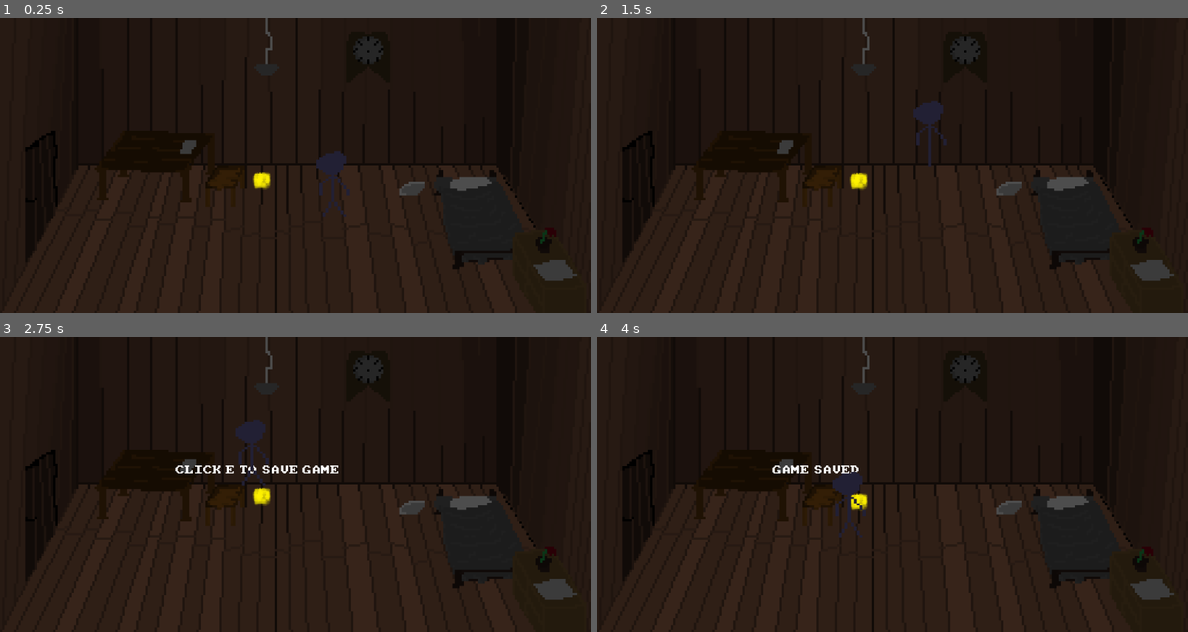
Above: before the commit, frames 1-4 (two rows, left to right).
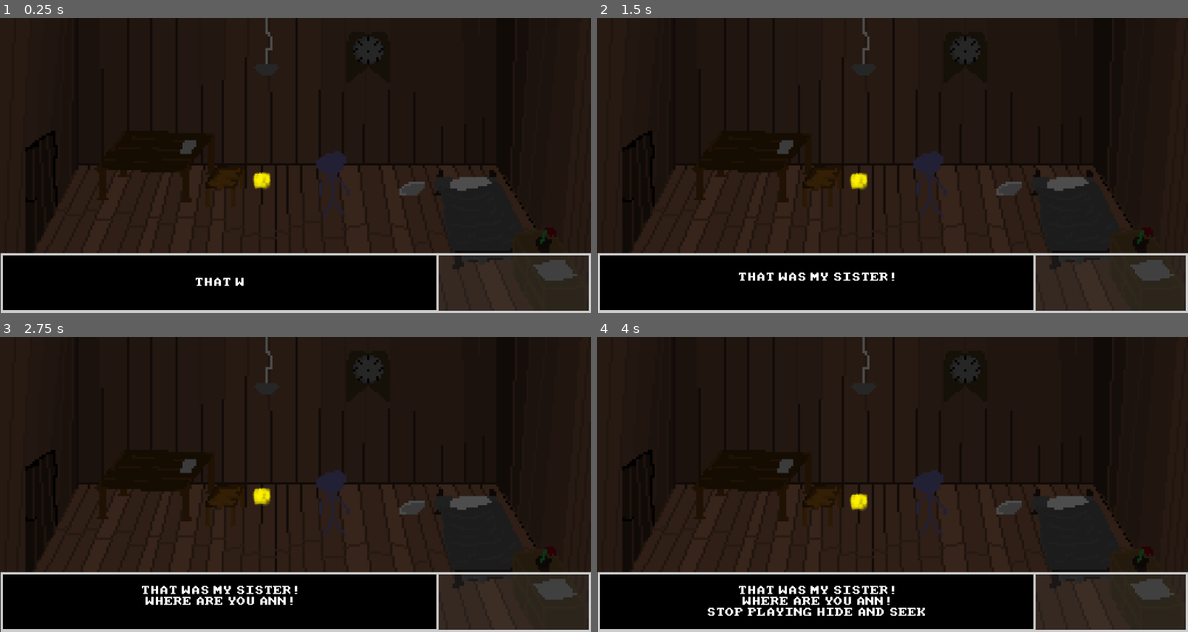
Above: after the commit, the same moments.

Repository: lukamaisuradze6-ui/new-game-project
Game: Godot game, scene res://scenes/INGAME_PAGE_1.tscn
Same seed, same stepped clock (60 frames per second), same inputs: the game is played once before the commit and once after it. This scene is started directly instead of the project's main scene.
Inputs (mouse positions are in pixels of both pictures, inside the frame that each line leads up to):
- Up to frame 1 (0.25 s): no input
- Up to frame 2 (1.5 s): tap Enter (ui_accept) at 0.5, 1.35 s; move the mouse to (862, 224) at 0.52 s; hold Enter (ui_accept) 0.53-1.28 s; hold W from 0.53 s (still down); tap E (interact) at 0.6 s; move the mouse to (1069, 209) at 1.27 s
- Up to frame 3 (2.75 s): tap Enter (ui_accept) at 1.52, 1.82 s; tap E (interact) at 1.55, 2.1 s; move the mouse to (118, 440) at 2.02 s; release W at 2.03 s; hold A from 2.03 s (still down); hold Enter (ui_accept) from 2.03 s (still down)
- Up to frame 4 (4 s): tap E (interact) at 2.75, 2.85 s; move the mouse to (922, 484) at 2.77 s; release Enter (ui_accept) at 2.78 s; tap Enter (ui_accept) at 3.02, 3.32 s; move the mouse to (803, 410) at 3.52 s; release A at 3.53 s; hold S from 3.53 s (still down); hold Enter (ui_accept) from 3.53 s (still down)

The runs differ from the first frame. In frame 1, 16% of the frame differs, in the area x 0-100%, y 79-100%; in frame 2, 16%; in frame 3, 17%, in the area x 0-100%, y 28-100%; in frame 4, 17%.

Commit message:
DIALOGUE TEXT UPDATE 0.41
added dialogue to player when game starts, modified player movement during dialogue and fixed bug of dialogue savestate

Diff:
--- a/project.godot
+++ b/project.godot
@@ -31,6 +31,10 @@
 window/size/window_height_override=512
 window/stretch/mode="viewport"
 
+[global_group]
+
+player=""
+
 [input]
 
 interact={
--- a/scenes/INGAME_PAGE_1.tscn
+++ b/scenes/INGAME_PAGE_1.tscn
@@ -7,6 +7,7 @@
 [ext_resource type="Shader" uid="uid://cm0hydiosaqj3" path="res://scripts/lightsoffon.gdshader" id="3_whuk8"]
 [ext_resource type="PackedScene" uid="uid://qsik1ktr72ql" path="res://scenes/player/SavePoint_Scene.tscn" id="6_djptd"]
 [ext_resource type="Script" uid="uid://bb2lspksjow2y" path="res://scripts/fadeingame.gd" id="8_djptd"]
+[ext_resource type="PackedScene" uid="uid://c5mvncpimjefq" path="res://scenes/player/DialogueBox.tscn" id="9_6edrb"]
 [ext_resource type="PackedScene" uid="uid://be8qbmt0fe144" path="res://scenes/player/player.tscn" id="10_hwjwm"]
 
 [sub_resource type="SpriteFrames" id="SpriteFrames_whuk8"]
@@ -94,3 +95,6 @@
 shape = SubResource("RectangleShape2D_xyuuu")
 
 [node name="CharacterBody2D" parent="." instance=ExtResource("10_hwjwm")]
+
+[node name="CanvasLayer" parent="." node_paths=PackedStringArray("player") instance=ExtResource("9_6edrb")]
+player = NodePath("../CharacterBody2D")
--- /dev/null
+++ b/scenes/player/DialogueBox.tscn
@@ -0,0 +1,38 @@
+[gd_scene load_steps=5 format=3 uid="uid://c5mvncpimjefq"]
+
+[ext_resource type="Script" uid="uid://khs0tu0q6ywb" path="res://scripts/dialogue_box.gd" id="1_yf0oe"]
+[ext_resource type="FontFile" uid="uid://woba3cwutync" path="res://fonts/amstrad-cpc-extended.otf" id="2_n7w33"]
+
+[sub_resource type="StyleBoxFlat" id="StyleBoxFlat_n7w33"]
+bg_color = Color(0.34117648, 0.34117648, 0.34117648, 0.18431373)
+border_width_left = 4
+border_width_top = 4
+border_width_right = 4
+border_width_bottom = 4
+
+[sub_resource type="StyleBoxFlat" id="StyleBoxFlat_yf0oe"]
+bg_color = Color(0, 0, 0, 1)
+border_width_left = 4
+border_width_top = 4
+border_width_right = 4
+border_width_bottom = 4
+
+[node name="CanvasLayer" type="CanvasLayer"]
+script = ExtResource("1_yf0oe")
+
+[node name="Panel" type="Panel" parent="."]
+offset_left = 1.0
+offset_top = 408.0
+offset_right = 1024.0
+offset_bottom = 512.0
+theme_override_styles/panel = SubResource("StyleBoxFlat_n7w33")
+
+[node name="Label" type="Label" parent="Panel"]
+layout_mode = 0
+offset_right = 759.0
+offset_bottom = 103.0
+theme_override_fonts/font = ExtResource("2_n7w33")
+theme_override_styles/normal = SubResource("StyleBoxFlat_yf0oe")
+text = "fhfudhfu"
+horizontal_alignment = 1
+vertical_alignment = 1
--- a/scenes/player/player.tscn
+++ b/scenes/player/player.tscn
@@ -21,7 +21,7 @@
 [sub_resource type="RectangleShape2D" id="RectangleShape2D_tdoci"]
 size = Vector2(6.1317353, 2.3148985)
 
-[node name="CharacterBody2D" type="CharacterBody2D"]
+[node name="CharacterBody2D" type="CharacterBody2D" groups=["player"]]
 script = ExtResource("1_qhqgy")
 
 [node name="AnimatedSprite2D2" type="AnimatedSprite2D" parent="."]
--- /dev/null
+++ b/scripts/dialogue_box.gd
@@ -0,0 +1,117 @@
+extends CanvasLayer
+
+@onready var dialogue_label: Label = $Panel/Label
+@export var player: CharacterBody2D
+
+var dialogue_lines = [
+	"THAT WAS MY SISTER!",
+	"WHERE ARE YOU ANN!",
+	"STOP PLAYING HIDE AND SEEK",
+
+	"I'M SCARED! COME OUT!",
+	"ANN?",
+	"NO NO NO THIS CAN'T BE IT!!!",
+
+]
+
+var current_line := 0
+var current_character := 0
+
+var typing_speed := 0.04
+var wait_between_lines := 1.0
+var wait_after_three_lines := 2.0
+
+var typing := false
+var dialogue_finished := false
+
+
+func _ready():
+
+	# If this dialogue has already happened,
+	# don't play it again.
+	if SaveManager.dialogue_seen:
+		hide()
+		return
+
+	dialogue_label.text = ""
+
+	# Mark dialogue as seen immediately.
+	SaveManager.dialogue_seen = true
+
+	if player:
+		player.can_move = false
+
+	start_line()
+
+func _process(_delta):
+
+	# Dialogue is completely finished
+	if dialogue_finished:
+
+		if Input.is_action_just_pressed("ui_accept"):
+
+			if player:
+				player.can_move = true
+				player.velocity = Vector2.ZERO
+
+			hide()
+
+		return
+
+	# Accept while text is typing = instantly finish current line
+	if Input.is_action_just_pressed("ui_accept") and typing:
+
+		dialogue_label.text += dialogue_lines[current_line].substr(current_character)
+		current_character = dialogue_lines[current_line].length()
+		typing = false
+
+
+func start_line():
+
+	if current_line >= dialogue_lines.size():
+		dialogue_finished = true
+		return
+
+	typing = true
+	current_character = 0
+
+	type_line()
+
+
+func type_line():
+
+	while current_character < dialogue_lines[current_line].length():
+
+		if not typing:
+			return
+
+		dialogue_label.text += dialogue_lines[current_line][current_character]
+		current_character += 1
+
+		await get_tree().create_timer(typing_speed).timeout
+
+	typing = false
+
+	current_line += 1
+
+	if current_line < dialogue_lines.size():
+
+		# Every 3 lines
+		if current_line % 3 == 0:
+
+			await get_tree().create_timer(wait_after_three_lines).timeout
+
+			dialogue_label.text = ""
+
+		else:
+
+			dialogue_label.text += "\n"
+
+			await get_tree().create_timer(wait_between_lines).timeout
+
+		start_line()
+
+	else:
+
+		# Keep final dialogue visible
+		dialogue_finished = true
--- a/scripts/maincharacter.gd
+++ b/scripts/maincharacter.gd
@@ -1,10 +1,21 @@
 extends CharacterBody2D
+
+var can_move := true
+
+@export var speed := 200.0
+
 
 func _ready():
 	SaveManager.load_game(self)
-@export var speed := 200.0
+
 
 func _physics_process(_delta):
+
+	if not can_move:
+		velocity = Vector2.ZERO
+		$AnimatedSprite2D2.stop()
+		return
+
 	var direction := Vector2.ZERO
 
 	if Input.is_key_pressed(KEY_W):
--- /dev/null
+++ b/scripts/panel_text.gd
@@ -0,0 +1,112 @@
+extends Panel
+
+@onready var dialogue_label: Label = $Label
+@export var player: CharacterBody2D
+var dialogue_lines = [
+	"dfvhhusjdkfjh asdfghjkl",
+	"qwertyuiop zxcvbnmasdf",
+	"poiuytrewq lkjhgfds",
+
+	"AAAAAAAAAAAAAAAAAAAAAAA",
+	"BBBBBBBBBBBBBBBBBBBBBBB",
+	"CCCCCCCCCCCCCCCCCCCCCCC",
+
+	"DDDDDDDDDDDDDDDDDDDDDDD",
+	"EEEEEEEEEEEEEEEEEEEEEEE",
+	"FFFFFFFFFFFFFFFFFFFFFFF"
+]
+
+var current_line := 0
+var current_character := 0
+
+var typing_speed := 0.04
+var wait_between_lines := 1.0
+var wait_after_three_lines := 2.0
+
+var typing := false
+var dialogue_finished := false
+
+
+func _ready():
+	dialogue_label.text = ""
+
+	if player:
+		player.can_move = false
+
+	start_line()
+
+
+func _process(_delta):
+
+	# Dialogue is completely finished
+	if dialogue_finished:
+
+		if Input.is_action_just_pressed("ui_accept"):
+
+			# GIVE PLAYER CONTROL BACK
+			if player:
+				player.can_move = true
+				player.velocity = Vector2.ZERO
+
+			# Hide dialogue
+			hide()
+
+		return
+
+	# Accept while text is typing
+	if Input.is_action_just_pressed("ui_accept") and typing:
+
+		dialogue_label.text += dialogue_lines[current_line].substr(current_character)
+		current_character = dialogue_lines[current_line].length()
+		typing = false
+
+
+func start_line():
+
+	if current_line >= dialogue_lines.size():
+		dialogue_finished = true
+		return
+
+	typing = true
+	current_character = 0
+
+	type_line()
+
+
+func type_line():
+
+	while current_character < dialogue_lines[current_line].length():
+
+		if not typing:
+			return
+
+		dialogue_label.text += dialogue_lines[current_line][current_character]
+		current_character += 1
+
+		await get_tree().create_timer(typing_speed).timeout
+
+	typing = false
+
+	current_line += 1
+
+	if current_line < dialogue_lines.size():
+
+		# Every 3 lines
+		if current_line % 3 == 0:
+
+			await get_tree().create_timer(wait_after_three_lines).timeout
+
+			dialogue_label.text = ""
+
+		else:
+
+			dialogue_label.text += "\n"
+
+			await get_tree().create_timer(wait_between_lines).timeout
+
+		start_line()
+
+	else:
+
+		# Keep final dialogue visible
+		dialogue_finished = true
--- a/scripts/savestate/SaveManager.gd
+++ b/scripts/savestate/SaveManager.gd
@@ -1,15 +1,20 @@
 extends Node
 
 const SAVE_PATH = "user://savegame.json"
+
+var dialogue_seen := false
 
 
 func save_game(player):
 	var save_data = {
 		"scene": get_tree().current_scene.scene_file_path,
+
 		"player_position": {
 			"x": player.position.x,
 			"y": player.position.y
-		}
+		},
+
+		"dialogue_seen": dialogue_seen
 	}
 
 	var file = FileAccess.open(SAVE_PATH, FileAccess.WRITE)
@@ -41,4 +46,7 @@
 		pos["y"]
 	)
 
+	# Load dialogue state
+	dialogue_seen = save_data.get("dialogue_seen", false)
+
 	print("GAME LOADED!")
Not shown: 1 places in scenes/INGAME_PAGE_1.tscn that only renumber resources
Not shown, added: scripts/dialogue_box.gd.uid
Not shown, added: scripts/panel_text.gd.uid
